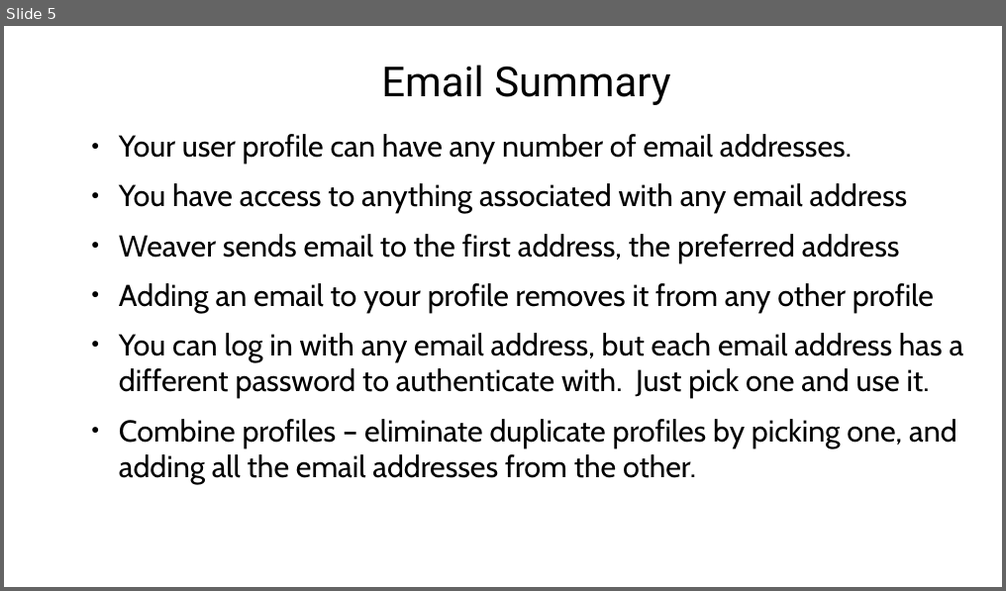
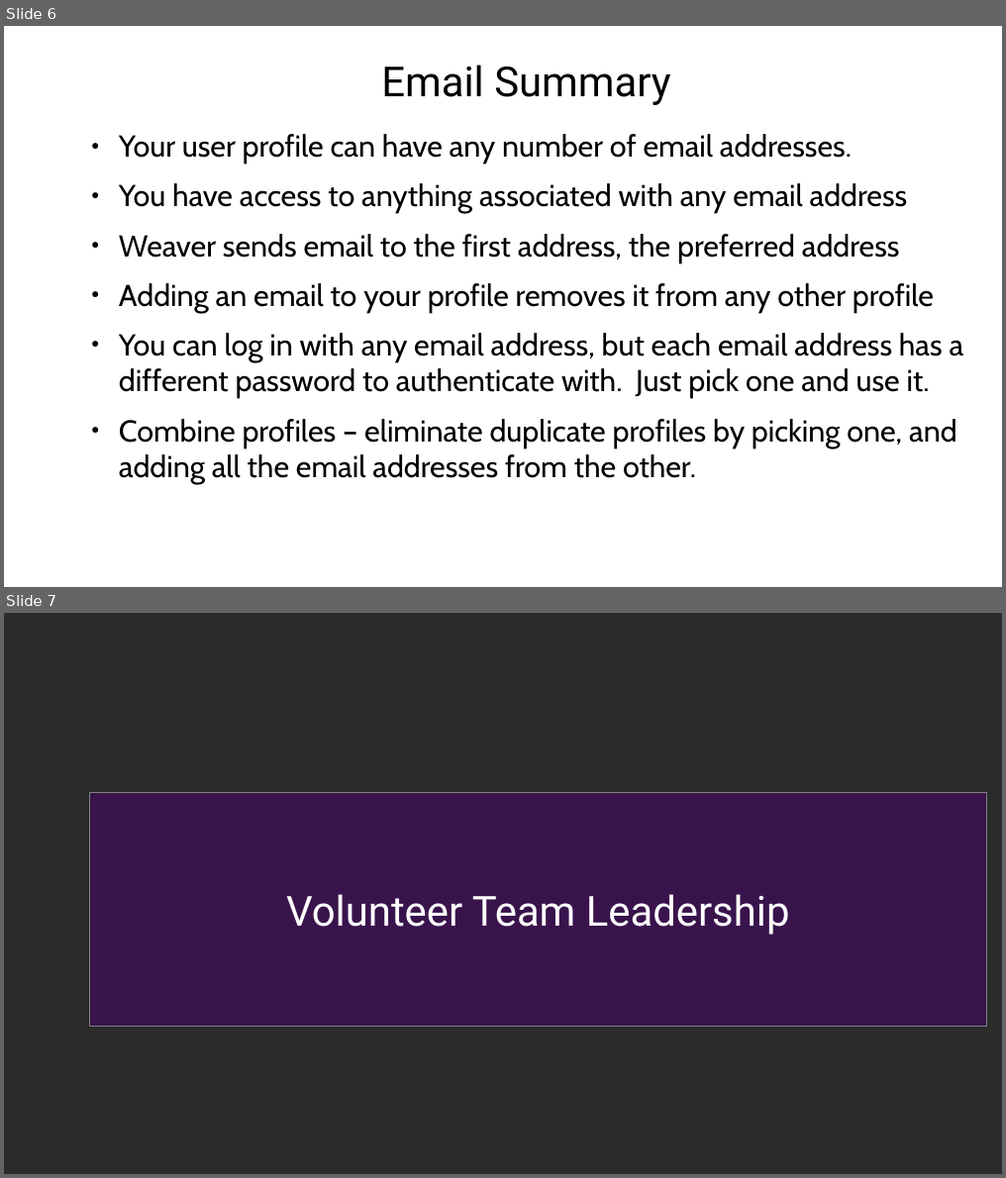
Before and after one commit to agilepro/cognoscenti, a slide deck: documentation/VideoPresentations.odp. Shown one above the other, each under a label of ours: slide 5 before the commit, slides 6 and 7 after it. The pictures are 1006x591 and 1006x1178 pixels, drawn with LibreOffice and Linux fonts; fonts in the diff are those of the drawing; background and template pictures are left out; a plain dark background stands for a picture behind light text. Boxes give left, top, right and bottom in pixels: in the first picture for what was removed or moved away, otherwise in the second. Text is boxed around its words. In the diff, an @@ line names an element or a change of style, - is before the commit and + after.

Commit message:
new video about team leader

```diff
--- a/documentation/VideoPresentations.odp
+++ b/documentation/VideoPresentations.odp
@@ slide 7 added at [4,613,1002,1174], background picture (left out) @@
@@ rectangle added at [90,792,986,1026], fill #39134C, outline #808080 0 pt @@
@@ title added at [286,894,790,935], 38.3 pt, text #FFFFFF @@
+Volunteer Team Leadership
@@ what was slide 5 is now slide 6 @@
```
Also in this commit, not shown: 23 other slides added, 2 other files.
